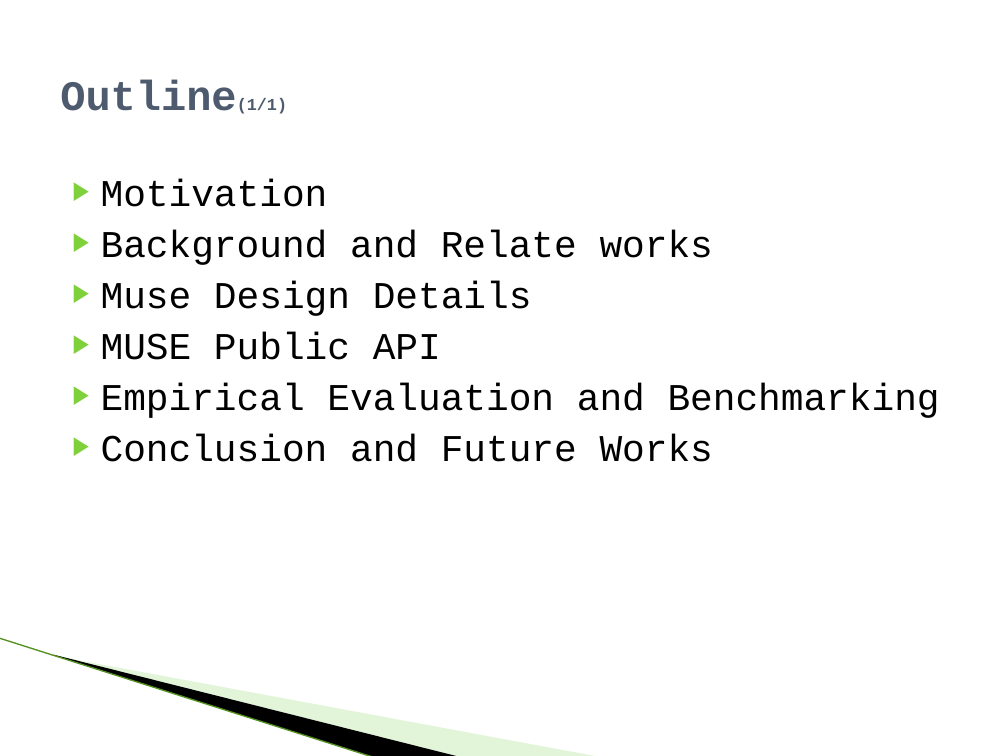
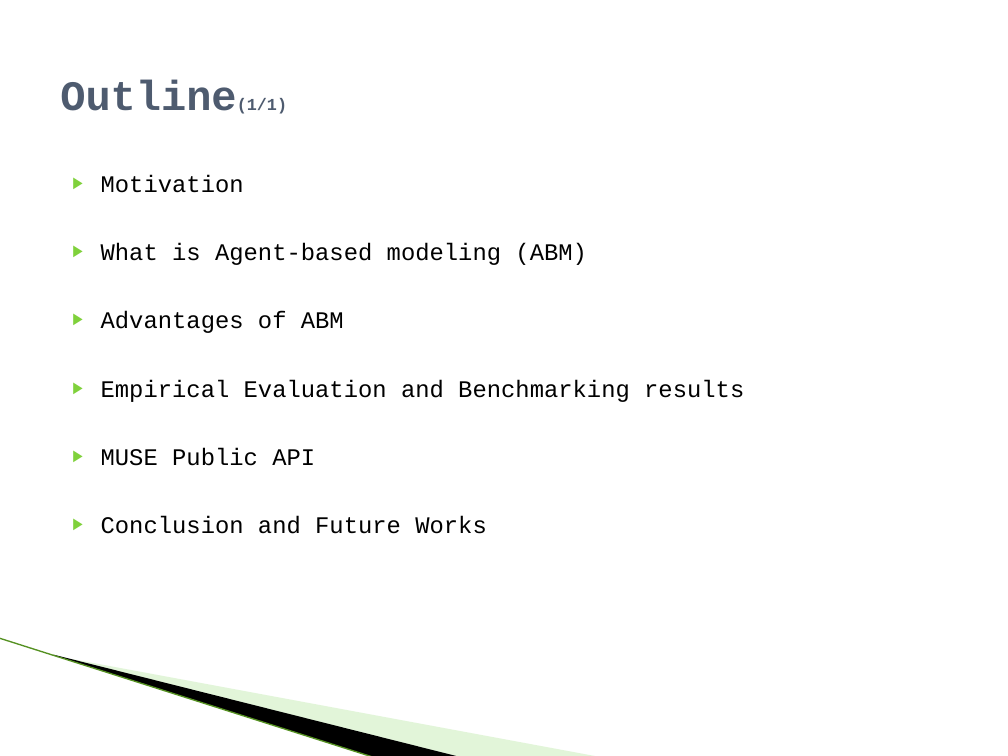
Before and after one commit to raodj/muse, a slide deck: slide 2 of Thesis/MUSE_Defense_presentation.pptx. Drawn at 1008x756 pixels with LibreOffice and Linux fonts; fonts in the diff are those of the drawing; background and template pictures are left out. Boxes give left, top, right and bottom in pixels: in the first picture for what was removed or moved away, otherwise in the second. Text is boxed around its words. In the diff, an @@ line names an element or a change of style, - is before the commit and + after.

Commit message:
update to the presentation

```diff
--- a/Thesis/MUSE_Defense_presentation.pptx
+++ b/Thesis/MUSE_Defense_presentation.pptx
@@ text at bbox=[101, 174, 487, 534]: size 27 to 17 pt in "Motivation", "MUSE Public API", "Conclusion and Future Works" @@
@@ text at bbox=[101, 243, 744, 402]: text changed; size 27 to 17 pt @@
-▶ Background and Relate works
-▶ Muse Design Details
+▶ What is Agent-based modeling (ABM)
+▶ Advantages of ABM
+▶ Empirical Evaluation and Benchmarking results
@@ text at bbox=[101, 383, 940, 418]: paragraph removed @@
-▶ Empirical Evaluation and Benchmarking
```
Also in this commit, not shown: 2 other slides changed, 4 slides added, 2 slides removed.
